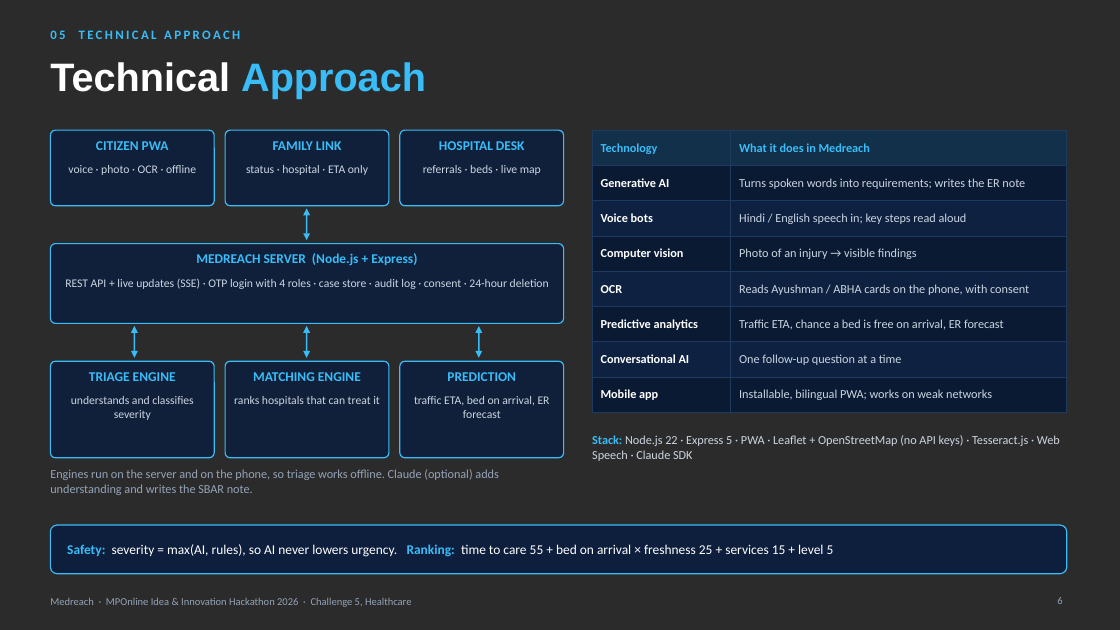
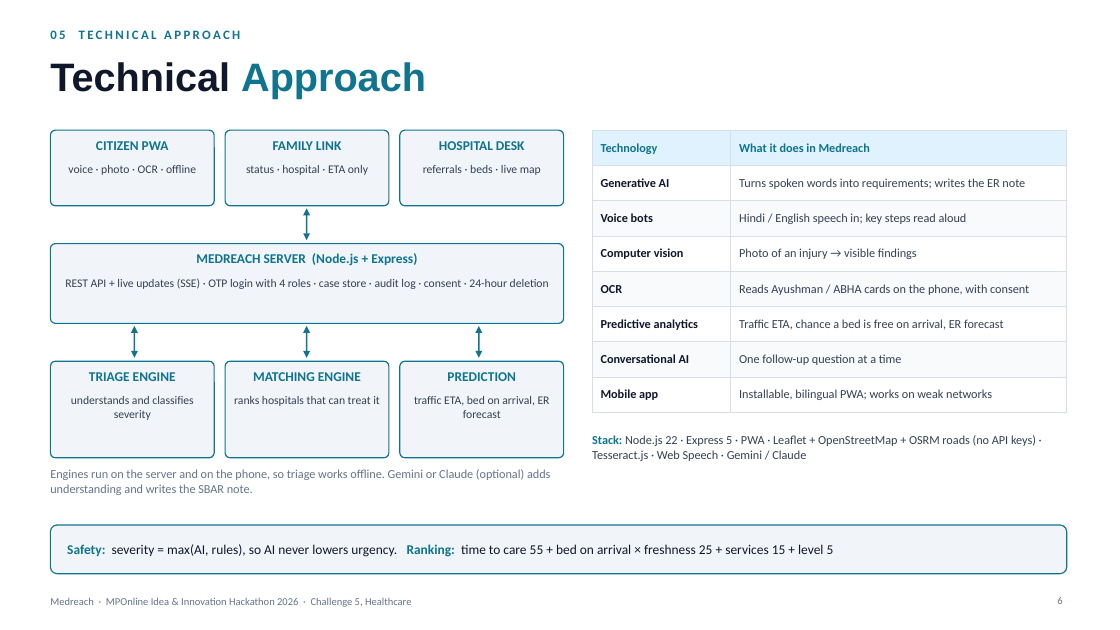
Before and after one commit to prakharporwal518-collab/Medreach, a slide deck: slide 6 of public/downloads/Medreach-Presentation-Final.pptx. Drawn at 1120x630 pixels with LibreOffice and Linux fonts; fonts in the diff are those of the drawing; background and template pictures are left out; a plain dark background stands for a picture behind light text. Boxes give left, top, right and bottom in pixels: in the first picture for what was removed or moved away, otherwise in the second. Text is boxed around its words. In the diff, an @@ line names an element or a change of style, - is before the commit and + after.

```diff
--- a/public/downloads/Medreach-Presentation-Final.pptx
+++ b/public/downloads/Medreach-Presentation-Final.pptx
@@ background picture (left out) to #FFFFFF @@
@@ title "Technical Approach" at bbox=[50, 62, 426, 99]: text colour #FFFFFF to #0F172A in "Technical"; text colour #38BDF8 to #0E7490 in "Approach" @@
@@ table at bbox=[592, 130, 1067, 404] @@
@@ fill #12304A to #E0F2FE in row 1 @@
@@ fill #0B1A33 to #FFFFFF in 8 cells @@
@@ fill #0E2140 to #F8FAFC in 6 cells @@
@@ text colour #38BDF8 to #0E7490 in "Technology", "What it does in Medreach" @@
@@ text colour #FFFFFF to #0F172A in "Generative AI", "Voice bots", "Computer vision", "OCR" and 3 more places @@
@@ text colour #CBD5E1 to #334155 in "Turns spoken words into requirements; writes the ...", "Hindi / English speech in; key steps ...", "Photo of an injury → visible findings", "Reads Ayushman / ABHA cards on the ..." and 3 more places @@
@@ borders changed @@
@@ double arrow (307, 208) - (307, 240): stroke #38BDF8 1.25 pt to #0E7490 1.25 pt @@
@@ double arrow (134, 326) - (134, 358): stroke #38BDF8 1.25 pt to #0E7490 1.25 pt @@
@@ double arrow (307, 326) - (307, 358): stroke #38BDF8 1.25 pt to #0E7490 1.25 pt @@
@@ double arrow (479, 326) - (479, 358): stroke #38BDF8 1.25 pt to #0E7490 1.25 pt @@
@@ fill #0E1F3D at 90% opacity to #F1F5F9; outline #38BDF8 1 pt to #0E7490 1 pt in 7 elements at bbox=[50, 130, 214, 206], bbox=[225, 130, 389, 206], bbox=[400, 130, 564, 206], bbox=[50, 244, 564, 323], bbox=[50, 361, 214, 458], bbox=[225, 361, 389, 458], bbox=[400, 361, 564, 458] @@
@@ text colour #38BDF8 to #0E7490 in 8 elements at bbox=[50, 30, 240, 39], bbox=[96, 141, 169, 150], bbox=[273, 141, 341, 150], bbox=[439, 141, 525, 150], bbox=[196, 253, 417, 266], bbox=[89, 372, 176, 381], bbox=[253, 372, 361, 381], bbox=[447, 372, 516, 381] @@
@@ text colour #CBD5E1 to #334155 in 7 elements at bbox=[68, 165, 196, 175], bbox=[246, 165, 368, 175], bbox=[423, 165, 541, 175], bbox=[65, 278, 549, 289], bbox=[71, 396, 193, 420], bbox=[234, 396, 380, 406], bbox=[414, 396, 550, 418] @@
@@ text at bbox=[592, 435, 1036, 461]: text changed; text colour #CBD5E1 to #334155 @@
-Stack: Node.js 22 · Express 5 · PWA · Leaflet + OpenStreetMap (no API keys) · Tesseract.js · Web Speech · Claude SDK
+Stack: Node.js 22 · Express 5 · PWA · Leaflet + OpenStreetMap + OSRM roads (no API keys) · Tesseract.js · Web Speech · Gemini / Claude
@@ text at bbox=[50, 469, 550, 495]: text changed; text colour #94A3B8 to #64748B @@
-Engines run on the server and on the phone, so triage works offline. Claude (optional) adds understanding and writes the SBAR note.
+Engines run on the server and on the phone, so triage works offline. Gemini or Claude (optional) adds understanding and writes the SBAR note.
@@ rounded rectangle at bbox=[50, 525, 1067, 574]: fill #0E1F3D to #F1F5F9; outline #38BDF8 1 pt to #0E7490 1 pt @@
@@ text "Safety: severity = max(AI, rules), ..." at bbox=[67, 544, 834, 557]: text colour #38BDF8 to #0E7490 in "Safety: Ranking:"; text colour #FFFFFF to #0F172A in "severity = max(AI, rules), so AI never ..." @@
@@ text "Medreach · MPOnline Idea & ..." at bbox=[50, 597, 411, 607]: text colour #94A3B8 to #64748B @@
@@ page number at bbox=[1057, 597, 1062, 604]: text colour #94A3B8 to #64748B @@
```
Also in this commit, not shown: 9 other slides changed, 4 other files.
